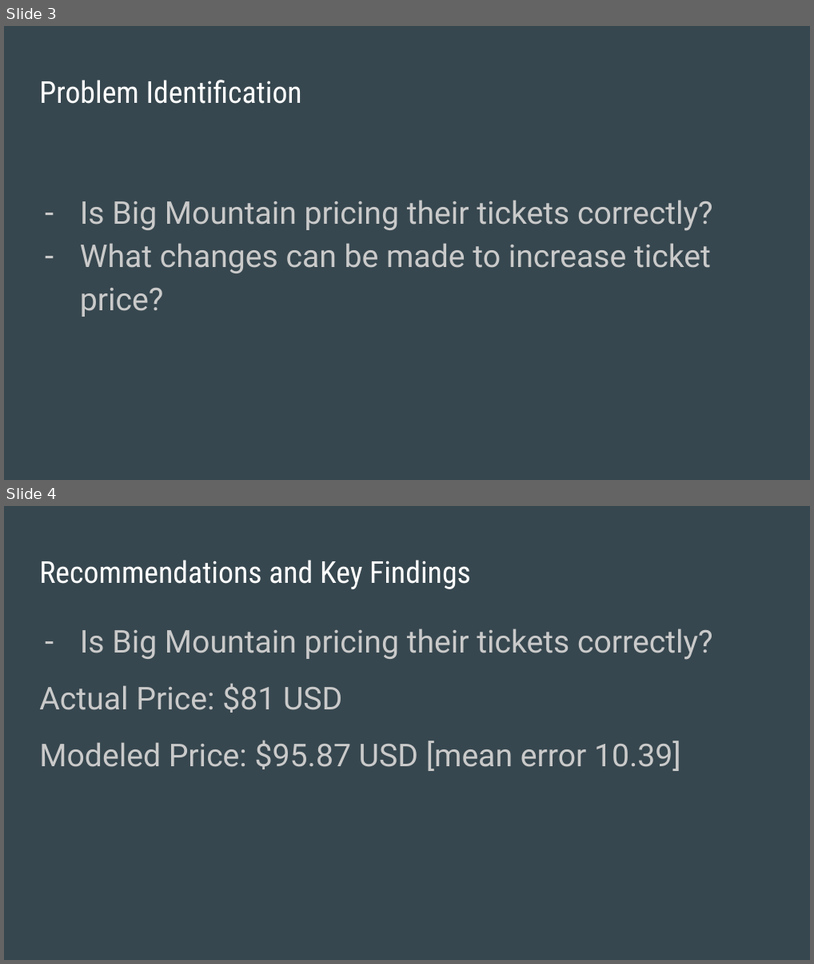
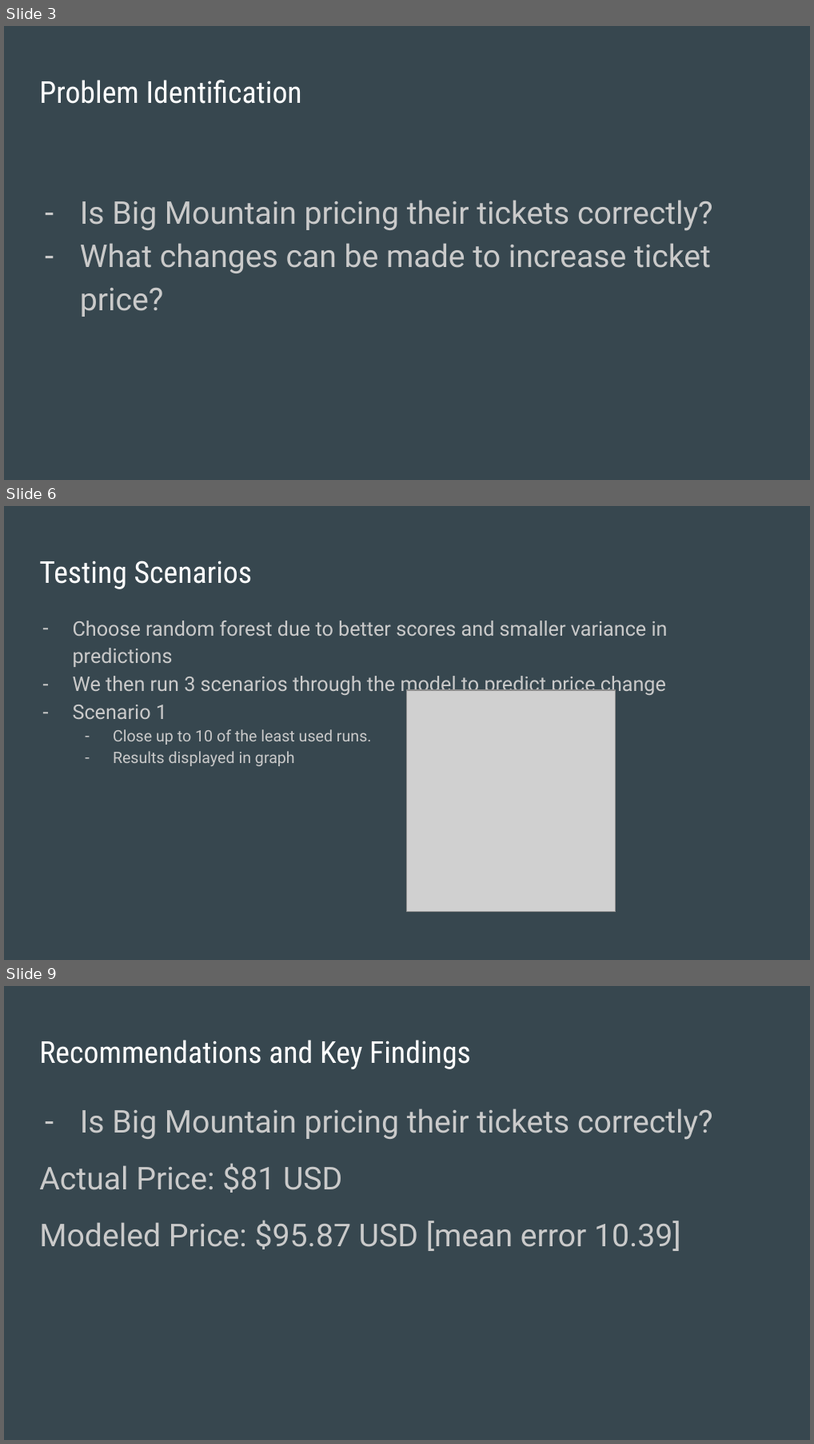
Before and after one commit to TheDemx27/DataScienceGuidedCapstone, a slide deck: Big Mountain Slide Deck.pptx. Shown one above the other, each under a label of ours: slides 3 and 4 before the commit, slides 3, 6 and 9 after it; the slides between them are not shown. The pictures are 814x964 and 814x1444 pixels, drawn with LibreOffice and Linux fonts; fonts in the diff are those of the drawing; grey boxes stand for pictures. Boxes give left, top, right and bottom in pixels: in the first picture for what was removed or moved away, otherwise in the second. Text is boxed around its words. In the diff, an @@ line names an element or a change of style, - is before the commit and + after.

```diff
--- a/Big Mountain Slide Deck.pptx
+++ b/Big Mountain Slide Deck.pptx
@@ slide 6 added at box(4, 506, 810, 960), background #37474F @@
@@ title added at box(39, 560, 252, 589), 27 pt, text #FFFFFF @@
+Testing Scenarios
@@ text added at box(73, 620, 668, 766), 18 pt, text #CACACA @@
+– Choose random forest due to better scores and smaller variance in predictions
+– We then run 3 scenarios through the model to predict price change
+– Scenario 1
+  – Close up to 10 of the least used runs.
+  – Results displayed in graph
@@ picture added at box(407, 690, 616, 912) @@
@@ what was slide 4 is now slide 9 @@
```
Also in this commit, not shown: 1 slide changed, 3 other slides added, 1 slide removed.
